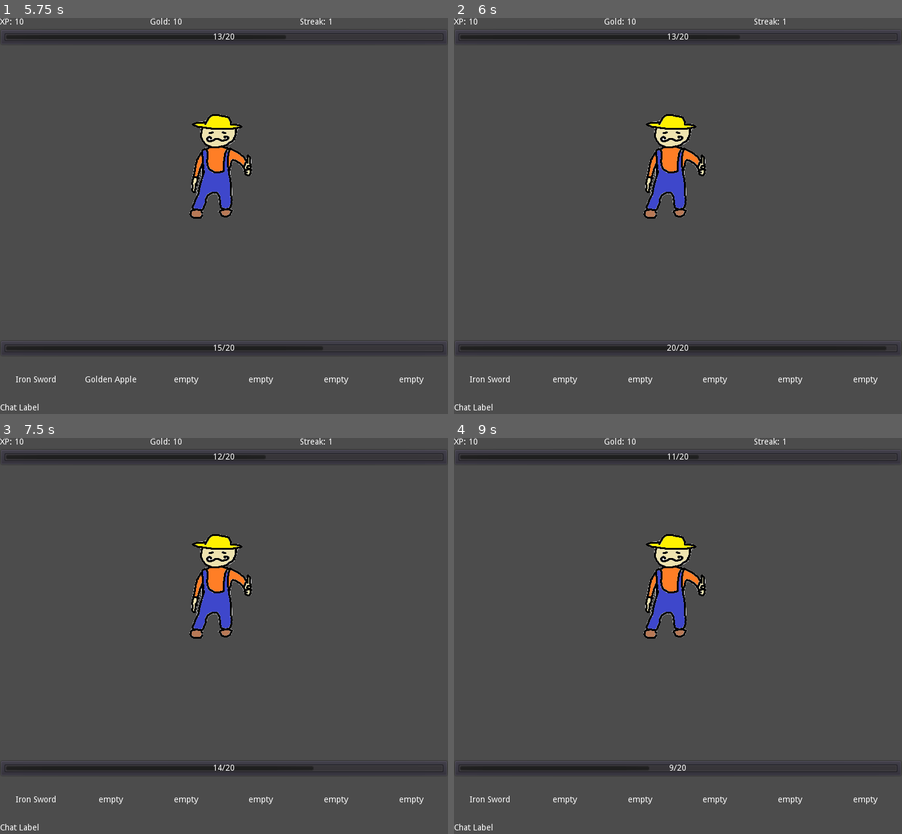
Above: before the commit, frames 1-4 (two rows, left to right).
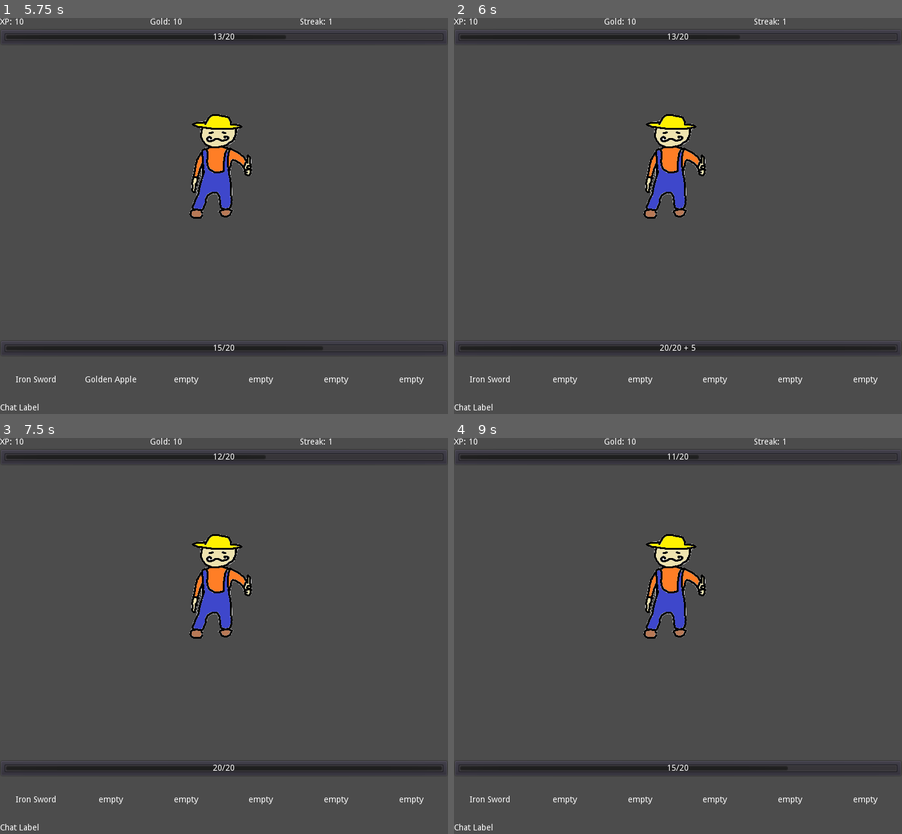
Above: after the commit, the same moments.

Repository: SirDogeGD/projects
Game: Godot game, scene res://scenes/main.tscn
Same seed, same stepped clock (60 frames per second), same inputs: the game is played once before the commit and once after it.
Inputs (mouse positions are in pixels of both pictures, inside the frame that each line leads up to):
- Up to frame 1 (5.75 s): click "Credits" at 0.5 s; click "Start" at 1.25 s; click "Jump Down" at 2 s; click "Choose" at 2.75 s; tap Enter at 3.5, 5 s; move the mouse to (322, 219) at 3.52 s; click (322, 219) at 3.6 s; tap Space at 4.25 s; move the mouse to (134, 263) at 4.27 s; tap 1 (inv_1) at 4.35 s; move the mouse to (268, 144) at 5.02 s; hold 2 (inv_2) from 5.03 s (still down)
- Up to frame 2 (6 s): tap Space at 5.75 s; move the mouse to (655, 330) at 5.77 s; release 2 (inv_2) at 5.78 s; tap 3 (inv_3) at 5.85 s
- Up to frame 3 (7.5 s): tap Enter at 6.5 s; move the mouse to (358, 731) at 6.52 s; hold 4 (inv_4) 6.53-7.28 s; tap Space at 7.25 s; move the mouse to (89, 596) at 7.27 s; tap 5 (inv_5) at 7.35 s
- Up to frame 4 (9 s): move the mouse to (700, 663) at 8.02 s; hold 6 (inv_6) 8.03-8.78 s; move the mouse to (610, 548) at 8.77 s; click (610, 548) at 8.85 s

Frame 1 is identical in both runs. In frame 2, less than 0.1% of the frame differs, in the area x 46-99%, y 82-85%; in frame 3, 0.2%; in frame 4, 0.2%, in the area x 43-75%, y 82-85%.

Commit message:
effects
added effects and effecthandler
first effect: regen

Diff:
--- a/idlegame/project.godot
+++ b/idlegame/project.godot
@@ -23,12 +23,13 @@
 
 you="*res://scripts/you.gd"
 stats="*res://scripts/stats.gd"
-item_creator="*res://scripts/item_creator.gd"
+item_creator="*res://scripts/items/item_creator.gd"
 inventory="*res://scripts/inventory.gd"
 guy="res://scripts/guy.gd"
 heal_perks="*res://scripts/heal_perks.gd"
-perk_info="*res://scripts/perk_info.gd"
+perk_info="*res://scripts/perks/perk_info.gd"
 scene_handler="*res://scripts/scene_handler.gd"
+effect_handler="*res://scripts/effects/effect_handler.gd"
 
 [display]
 
--- a/idlegame/scenes/events/quickmath.tscn
+++ b/idlegame/scenes/events/quickmath.tscn
@@ -15,7 +15,7 @@
 
 [node name="CTitle" type="CenterContainer" parent="VBox"]
 margin_right = 750.0
-margin_bottom = 123.0
+margin_bottom = 105.0
 size_flags_horizontal = 3
 size_flags_vertical = 3
 size_flags_stretch_ratio = 0.5
@@ -25,46 +25,48 @@
 texture = ExtResource( 1 )
 
 [node name="CReady" type="CenterContainer" parent="VBox"]
-margin_top = 127.0
+margin_top = 109.0
 margin_right = 750.0
-margin_bottom = 250.0
+margin_bottom = 214.0
 size_flags_horizontal = 3
 size_flags_vertical = 3
 size_flags_stretch_ratio = 0.5
 
 [node name="BReady" type="Button" parent="VBox/CReady"]
 margin_left = 350.0
-margin_top = 51.0
+margin_top = 42.0
 margin_right = 400.0
-margin_bottom = 71.0
+margin_bottom = 62.0
 text = "Ready"
 
 [node name="CEquation" type="CenterContainer" parent="VBox"]
-margin_top = 254.0
+margin_top = 218.0
 margin_right = 750.0
-margin_bottom = 500.0
+margin_bottom = 323.0
 size_flags_horizontal = 3
 size_flags_vertical = 3
+size_flags_stretch_ratio = 0.5
 
 [node name="LEquation" type="Label" parent="VBox/CEquation"]
 margin_left = 375.0
-margin_top = 116.0
+margin_top = 45.0
 margin_right = 375.0
-margin_bottom = 130.0
+margin_bottom = 59.0
 
 [node name="CAnswer" type="HBoxContainer" parent="VBox"]
-margin_top = 504.0
+margin_top = 327.0
 margin_right = 750.0
 margin_bottom = 750.0
 size_flags_horizontal = 3
 size_flags_vertical = 3
+size_flags_stretch_ratio = 2.0
 alignment = 1
 
 [node name="Guess" type="LineEdit" parent="VBox/CAnswer"]
 margin_left = 346.0
-margin_top = 111.0
+margin_top = 199.0
 margin_right = 404.0
-margin_bottom = 135.0
+margin_bottom = 223.0
 size_flags_horizontal = 0
 size_flags_vertical = 4
 align = 1
--- a/idlegame/scenes/main.tscn
+++ b/idlegame/scenes/main.tscn
@@ -62,3 +62,4 @@
 size_flags_horizontal = 3
 size_flags_vertical = 3
 [connection signal="pressed" from="C/C21/C2/BS" to="." method="_on_BS_pressed"]
+[connection signal="pressed" from="C/C21/C2/BC" to="." method="_on_BC_pressed"]
--- a/idlegame/scenes/perk_choose.tscn
+++ b/idlegame/scenes/perk_choose.tscn
@@ -1,6 +1,7 @@
 [gd_scene load_steps=2 format=2]
 
-[ext_resource path="res://scripts/perk_choose.gd" type="Script" id=1]
+[ext_resource path="res://scripts/perks/perk_choose.gd" type="Script" id=1]
+
 
 [node name="main" type="Node2D"]
 script = ExtResource( 1 )
--- a/idlegame/scenes/runshop.tscn
+++ b/idlegame/scenes/runshop.tscn
@@ -24,7 +24,7 @@
 [node name="CTitle" type="CenterContainer" parent="VBox"]
 margin_top = 18.0
 margin_right = 750.0
-margin_bottom = 370.0
+margin_bottom = 259.0
 size_flags_horizontal = 3
 size_flags_vertical = 3
 
@@ -33,16 +33,16 @@
 offset = Vector2( 375, 150 )
 
 [node name="ShopItems" type="GridContainer" parent="VBox"]
-margin_top = 374.0
+margin_top = 263.0
 margin_right = 750.0
-margin_bottom = 726.0
+margin_bottom = 504.0
 size_flags_horizontal = 3
 size_flags_vertical = 3
 columns = 5
 
 [node name="C1" type="VBoxContainer" parent="VBox/ShopItems"]
 margin_right = 148.0
-margin_bottom = 352.0
+margin_bottom = 241.0
 size_flags_horizontal = 3
 size_flags_vertical = 3
 
@@ -62,7 +62,7 @@
 [node name="C2" type="VBoxContainer" parent="VBox/ShopItems"]
 margin_left = 152.0
 margin_right = 300.0
-margin_bottom = 352.0
+margin_bottom = 241.0
 size_flags_horizontal = 3
 size_flags_vertical = 3
 
@@ -82,7 +82,7 @@
 [node name="C3" type="VBoxContainer" parent="VBox/ShopItems"]
 margin_left = 304.0
 margin_right = 452.0
-margin_bottom = 352.0
+margin_bottom = 241.0
 size_flags_horizontal = 3
 size_flags_vertical = 3
 
@@ -99,12 +99,19 @@
 margin_bottom = 38.0
 text = "500g"
 
-[node name="ContinueB" type="Button" parent="VBox"]
-margin_top = 730.0
+[node name="CenterContainer" type="CenterContainer" parent="VBox"]
+margin_top = 508.0
 margin_right = 750.0
 margin_bottom = 750.0
+size_flags_vertical = 3
+
+[node name="ContinueB" type="Button" parent="VBox/CenterContainer"]
+margin_left = 340.0
+margin_top = 111.0
+margin_right = 409.0
+margin_bottom = 131.0
 text = "Continue"
 [connection signal="pressed" from="VBox/ShopItems/C1/B" to="." method="_on_B1_pressed"]
 [connection signal="pressed" from="VBox/ShopItems/C2/B" to="." method="_on_B2_pressed"]
 [connection signal="pressed" from="VBox/ShopItems/C3/B" to="." method="_on_B3_pressed"]
-[connection signal="pressed" from="VBox/ContinueB" to="." method="_on_ContinueB_pressed"]
+[connection signal="pressed" from="VBox/CenterContainer/ContinueB" to="." method="_on_ContinueB_pressed"]
--- a/idlegame/scripts/bow.gd
+++ /dev/null
@@ -1,4 +0,0 @@
-extends "res://scripts/weapon.gd"
-
-func _ready():
-	self.damage = 4
--- /dev/null
+++ b/idlegame/scripts/effects/effect.gd
@@ -0,0 +1,26 @@
+extends Node
+
+var ename
+var level
+var duration
+var done = false
+
+func set_name(n):
+	self.ename = n
+
+func get_name():
+	return self.ename
+
+func set_level(l):
+	self.level = l
+
+func get_level():
+	return self.level
+
+func set_duration(d):
+	self.duration = d
+
+func tick():
+	duration = duration - 1
+	if(duration == 0):
+		done = true
--- /dev/null
+++ b/idlegame/scripts/effects/effect_handler.gd
@@ -0,0 +1,29 @@
+extends Node
+
+func _ready():
+	pass # Replace with function body.
+
+#add effect name, level, duration, who
+func new_effect(n, l, d):
+	var effectFile = load("res://scripts/effects/effect.gd")
+	var e = effectFile.new()
+	e.set_name(n)
+	e.set_level(l)
+	e.set_duration(d)
+	return e
+
+func add_effect(e, w):
+	w.add_effect(e)
+
+func turn(who):
+	print(who.get_effects())
+	for e in who.get_effects():
+		match e.get_name():
+			"r":
+				regen(e.get_level(), who)
+		e.tick()
+		if(e.done == true):
+			who.get_effects().erase(e)
+
+func regen(l, w):
+	w.heal(0.5 * l, 0)
--- a/idlegame/scripts/events/quickmath.gd
+++ b/idlegame/scripts/events/quickmath.gd
@@ -35,19 +35,15 @@
 		1:
 			ans = one + two + thr
 			l.set_text(String(one) + " + " + String(two) + " + " + String(thr))
-			print(ans)
 		2:
 			ans = one - two + thr
 			l.set_text(String(one) + " - " + String(two) + " + " + String(thr))
-			print(ans)
 		3:
 			ans = one * two - thr
 			l.set_text(String(one) + " * " + String(two) + " - " + String(thr))
-			print(ans)
 		4:
 			ans = (one - two) * thr
 			l.set_text("(" + String(one) + " - " + String(two) + ") * " + String(thr))
-			print(ans)
 
 func _on_Guess_text_entered(new_text):
 	if new_text == String(ans):
--- a/idlegame/scripts/fight.gd
+++ b/idlegame/scripts/fight.gd
@@ -1,6 +1,6 @@
 extends Node2D
 
-var perkFile = load("res://scripts/perk_handler.gd")
+var perkFile = load("res://scripts/perks/perk_handler.gd")
 var p
 var enemyFile = load("res://scripts/enemy.gd")
 var enemy
@@ -71,11 +71,13 @@
 			atk(enemy, you, enemy.get_inv_slot(0))
 	if(isDead(you)):
 		you.death()
+#	use potion effects
+	effect_handler.turn(you)
 	update_stats()
 
 #atk(attacker, defender, weapon)
 func atk(a, b, w):
-	var heal = load("res://scripts/heal.gd")
+	var heal = load("res://scripts/items/heal.gd")
 	#shield takes dmg before hp
 	if(b.current_shield > 0):
 		b.current_shield -= outputdmgcalc(a, b, inputdmgcalc(a, b, w))
--- a/idlegame/scripts/guy.gd
+++ b/idlegame/scripts/guy.gd
@@ -12,6 +12,7 @@
 var inv = {}
 var heal_perk = "gap"
 var perks = []
+var effects = []
 var upgrades = {
 	"xpboost":0,
 	"gboost":0,
@@ -109,3 +110,13 @@
 	var rng = RandomNumberGenerator.new()
 	rng.randomize()
 	self.current_hp = rng.randf_range(self.hp/2, self.hp)
+
+#add effect name, level, duration
+func add_effect(e):
+	effects.append(e)
+
+func clear_effects():
+	effects.clear()
+
+func get_effects():
+	return self.effects
--- a/idlegame/scripts/heal_perks.gd
+++ b/idlegame/scripts/heal_perks.gd
@@ -7,20 +7,23 @@
 		"ghead":
 			print("Two are better than one!")
 
-func make_healing(n, ss, h, sh, d):
-	var healFile = load("res://scripts/heal.gd")
+func make_healing(n, ss, h, sh, d, e):
+	var healFile = load("res://scripts/items/heal.gd")
 	var heal = healFile.new()
 	heal.set_name(n)
 	heal.set_ssize(ss)
 	heal.set_hp(h)
 	heal.set_shield(sh)
 	heal.set_on_death(d)
+	heal.add_effects(e)
 	return heal
 
 func gapple():
-	 return make_healing("Golden Apple", 2, 5, 5, false)
+	var e = [effect_handler.new_effect("r", 1, 3)]
+	return make_healing("Golden Apple", 2, 5, 10, false, e)
 
 func ghead():
-	var ghead = make_healing("Golden Apple", 2, 5, 5, false)
+	var e = [effect_handler.new_effect("r", 1, 3)]
+	var ghead = make_healing("Golden Head", 2, 5, 10, false, e)
 	ghead.is_insta()
 	return ghead
--- /dev/null
+++ b/idlegame/scripts/items/bow.gd
@@ -0,0 +1,4 @@
+extends "res://scripts/items/weapon.gd"
+
+func _ready():
+	self.damage = 4
--- a/idlegame/scripts/heal.gd
+++ b/idlegame/scripts/items/heal.gd
@@ -1,8 +1,8 @@
-extends "res://scripts/item.gd"
+extends "res://scripts/items/item.gd"
 
 var hp
 var shield
-var effects = {}
+var effects = []
 var consumable = true
 
 func get_hp():
@@ -17,7 +17,12 @@
 func set_shield(s):
 	self.shield = s
 
+func add_effects(e):
+	self.effects += e
+
 func use_on(who):
 	who.heal(self.get_hp(), self.get_shield())
+	for e in effects:
+		effect_handler.add_effect(e, who)
 	if (consumable):
 		who.consume_item()
--- a/idlegame/scripts/item_creator.gd
+++ b/idlegame/scripts/items/item_creator.gd
@@ -1,35 +1,35 @@
 extends Node
 
 func make_sword(n, dmg):
-	var swordFile = load("res://scripts/sword.gd")
+	var swordFile = load("res://scripts/items/sword.gd")
 	var sword = swordFile.new()
 	sword.set_name(n)
 	sword.set_damage(dmg)
 	return sword
 
 func make_bow(n, dmg):
-	var bowFile = load("res://scripts/bow.gd")
+	var bowFile = load("res://scripts/items/bow.gd")
 	var bow = bowFile.new()
 	bow.set_name(n)
 	bow.set_damage(dmg)
 	return bow
 
 func empty_slot():
-	var swordFile = load("res://scripts/sword.gd")
+	var swordFile = load("res://scripts/items/sword.gd")
 	var sword = swordFile.new()
 	sword.set_name("empty")
 	sword.set_damage(1)
 	return sword
 
 func default_sword():
-	var swordFile = load("res://scripts/sword.gd")
+	var swordFile = load("res://scripts/items/sword.gd")
 	var sword = swordFile.new()
 	sword.set_name("Iron Sword")
 	sword.set_damage(6)
 	return sword
 
 func default_bow():
-	var bowFile = load("res://scripts/bow.gd")
+	var bowFile = load("res://scripts/items/bow.gd")
 	var bow = bowFile.new()
 	bow.set_name("Bow")
 	bow.set_damage(4)
--- a/idlegame/scripts/sword.gd
+++ b/idlegame/scripts/items/sword.gd
@@ -1,4 +1,4 @@
-extends "res://scripts/weapon.gd"
+extends "res://scripts/items/weapon.gd"
 
 func _ready():
 	pass
--- /dev/null
+++ b/idlegame/scripts/items/weapon.gd
@@ -0,0 +1,3 @@
+extends "res://scripts/items/item.gd"
+
+var knockback = 0
--- a/idlegame/scripts/menu.gd
+++ b/idlegame/scripts/menu.gd
@@ -3,5 +3,10 @@
 func _ready():
 	stats.load_Stats()
 
+#go into main game "Lobby"
 func _on_BS_pressed():
 	get_tree().change_scene("res://scenes/camp.tscn")
+
+#show credits
+func _on_BC_pressed():
+	pass
--- a/idlegame/scripts/perk_info.gd
+++ b/idlegame/scripts/perks/perk_info.gd
@@ -1,6 +1,6 @@
 extends Node
 
-var perkfile = load("res://scripts/perk.gd")
+var perkfile = load("res://scripts/perks/perk.gd")
 var choice = [1, 2, 3]
 
 func perkinfo(id):
--- a/idlegame/scripts/scene_handler.gd
+++ b/idlegame/scripts/scene_handler.gd
@@ -5,6 +5,7 @@
 var rng = RandomNumberGenerator.new()
 
 func next_scene():
+	effect_handler.turn(you)
 	if(is_perk()):
 		perks += 1
 		get_tree().change_scene("res://scenes/perk_choose.tscn")
--- a/idlegame/scripts/weapon.gd
+++ /dev/null
@@ -1,3 +0,0 @@
-extends "res://scripts/item.gd"
-
-var knockback = 0
--- a/idlegame/scripts/you.gd
+++ b/idlegame/scripts/you.gd
@@ -13,6 +13,7 @@
 	remove_on_death()
 	perks.clear()
 	scene_handler.reset()
+	clear_effects()
 
 func kill():
 	you.streak += 1
Renamed: idlegame/scripts/item.gd -> idlegame/scripts/items/item.gd
Renamed: idlegame/scripts/perk.gd -> idlegame/scripts/perks/perk.gd
Renamed: idlegame/scripts/perk_choose.gd -> idlegame/scripts/perks/perk_choose.gd
Renamed: idlegame/scripts/perk_handler.gd -> idlegame/scripts/perks/perk_handler.gd
